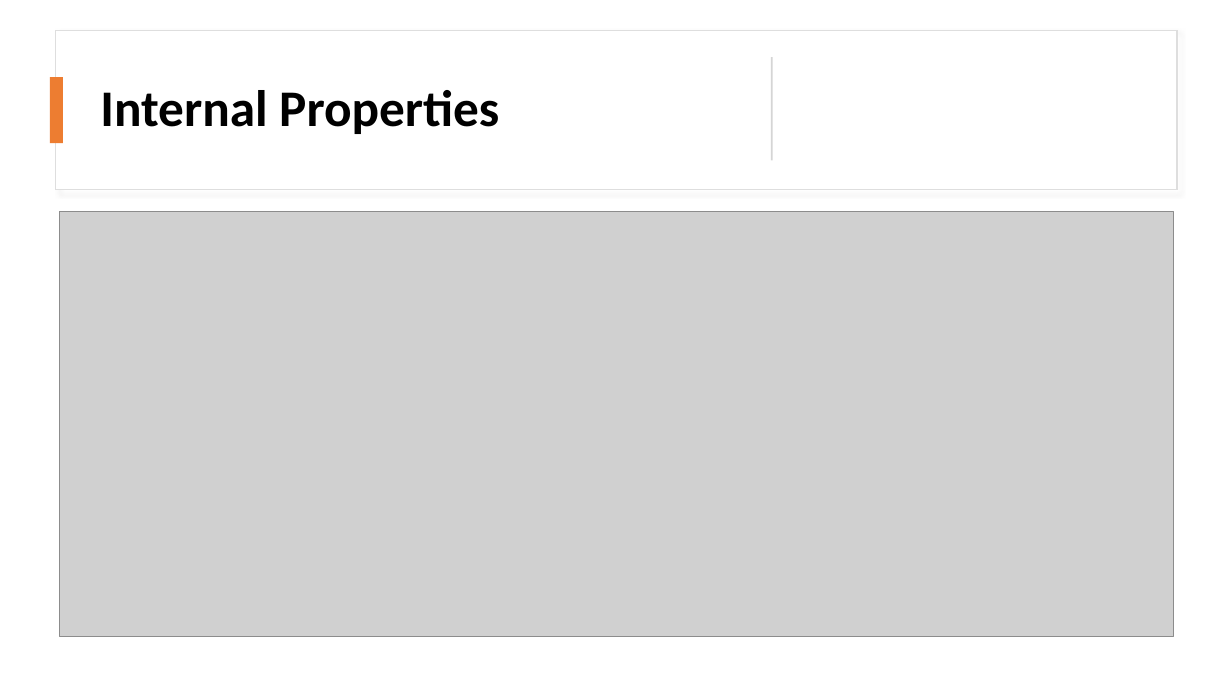
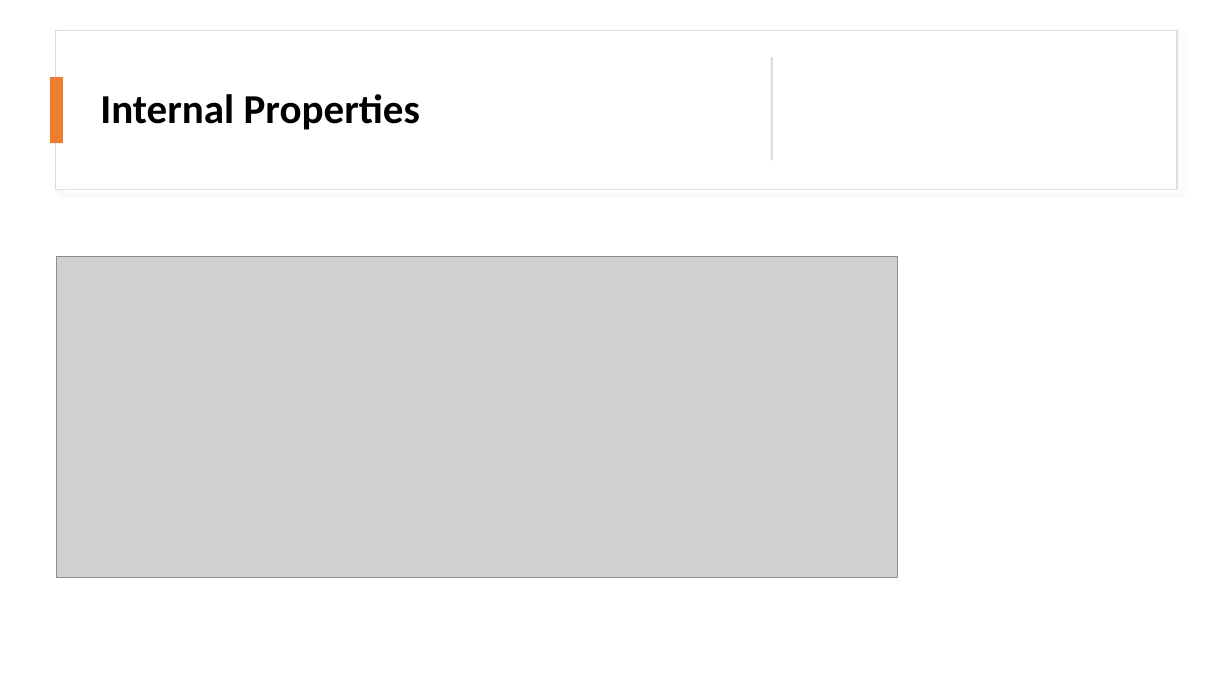
Before and after one commit to fabiuchiha/CRC2021, a slide deck: slide 7 of Docs/CRC_presentation.pptx. Drawn at 1232x693 pixels with LibreOffice and Linux fonts; fonts in the diff are those of the drawing; grey boxes stand for pictures. Boxes give left, top, right and bottom in pixels: in the first picture for what was removed or moved away, otherwise in the second. Text is boxed around its words. In the diff, an @@ line names an element or a change of style, - is before the commit and + after.

```diff
--- a/Docs/CRC_presentation.pptx
+++ b/Docs/CRC_presentation.pptx
@@ title "Internal Properties" at (100,94,420,130): size 40 to 32 pt @@
@@ picture: place and size @@
-picture at (59,212,1174,637)
+picture at (56,257,897,578)
```
Also in this commit, not shown: 4 other slides changed, 1 slide added, 1 slide removed.
